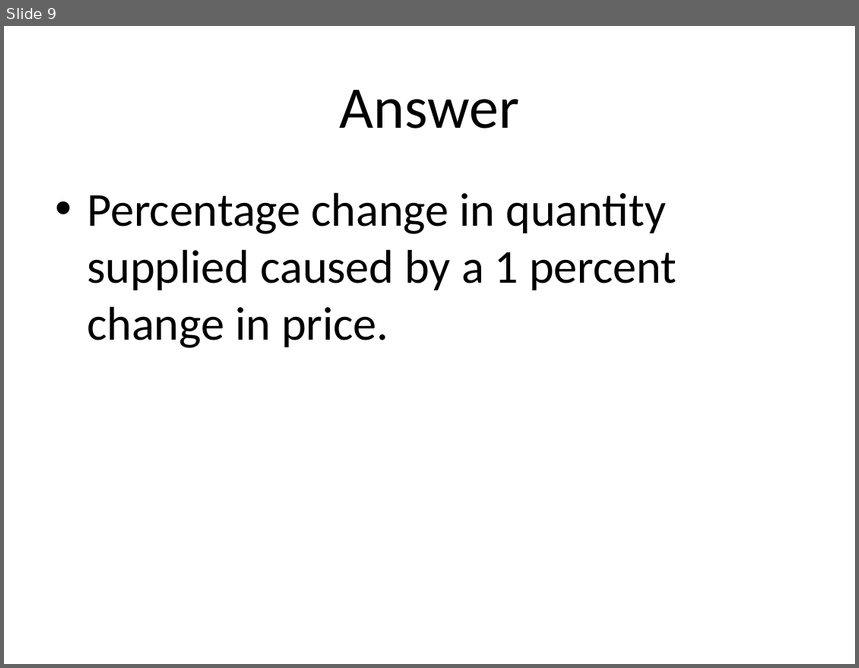
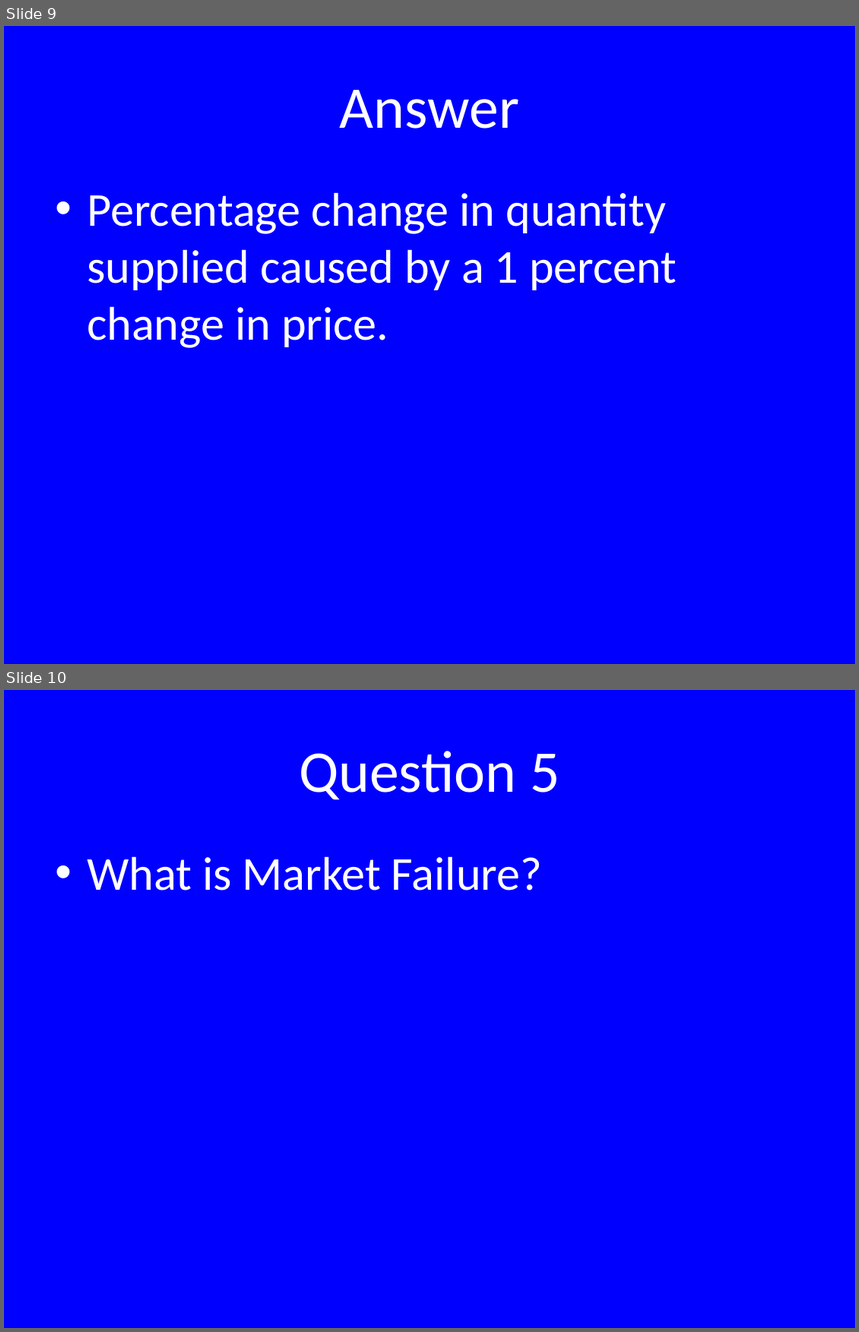
Before and after one commit to zhixiangteoh/tP, a slide deck: pptx/Micro-Economics.pptx. Shown one above the other, each under a label of ours: slide 9 before the commit, slides 9 and 10 after it. The pictures are 859x668 and 859x1332 pixels, drawn with LibreOffice and Linux fonts; fonts in the diff are those of the drawing. Boxes give left, top, right and bottom in pixels: in the first picture for what was removed or moved away, otherwise in the second. Text is boxed around its words. In the diff, an @@ line names an element or a change of style, - is before the commit and + after.

Commit message:
Add Original Color option for pptx

```diff
--- a/pptx/Micro-Economics.pptx
+++ b/pptx/Micro-Economics.pptx
@@ slide 10 added at (x1=4, y1=690, x2=855, y2=1328), background #0000FF @@
@@ title added at (x1=299, y1=751, x2=560, y2=800), 50 pt, text #FFFFFF @@
+Question 5
@@ text added at (x1=87, y1=856, x2=542, y2=891), 40 pt, text #FFFFFF @@
+• What is Market Failure?
@@ slide 9 changed as well @@
@@ background #FFFFFF to #0000FF @@
@@ title "Answer" at (x1=340, y1=90, x2=520, y2=129): text colour #000000 to #FFFFFF @@
@@ text "Percentage change in quantity supplied ..." at (x1=87, y1=192, x2=677, y2=348): text colour #000000 to #FFFFFF @@
```
Also in this commit, not shown: 8 other slides changed, 1 other slide added, 10 other files.
